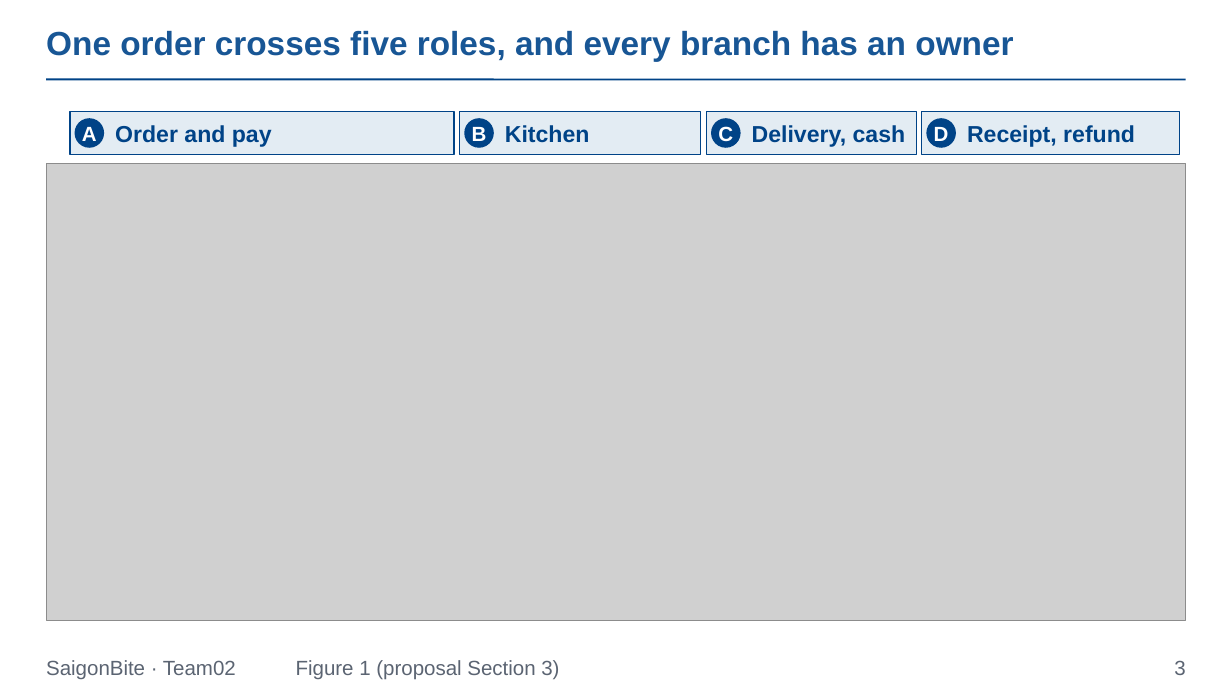
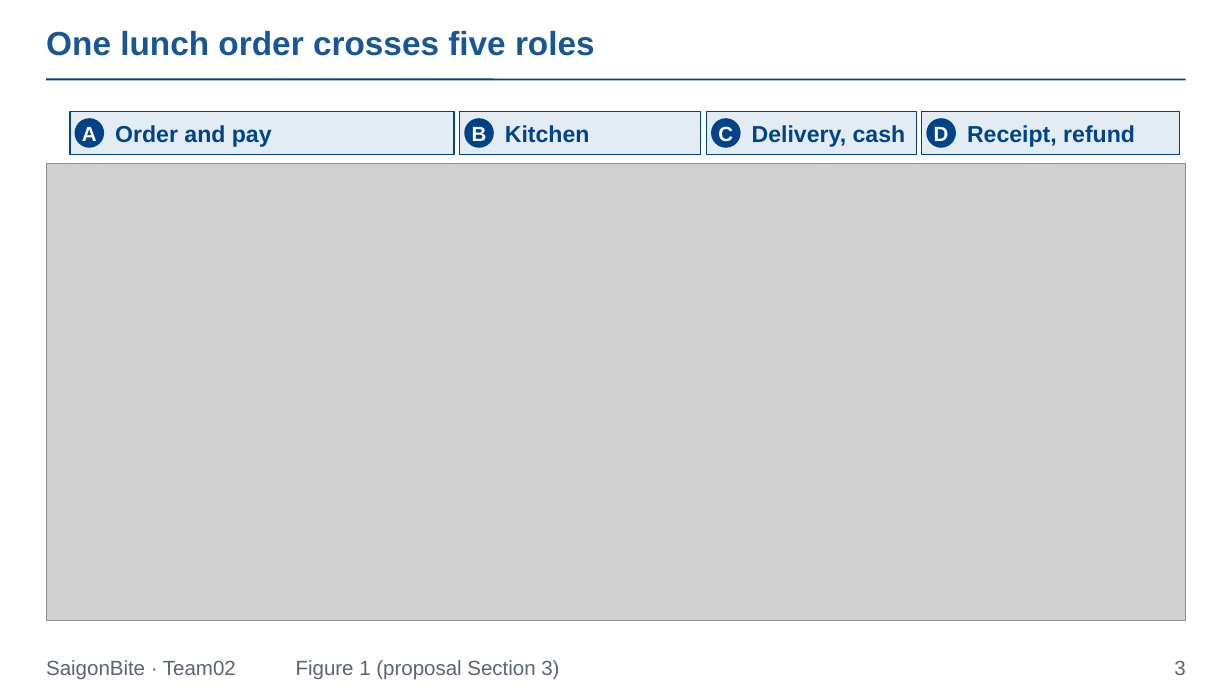
Before and after one commit to Dat071104/SaigonBite, a slide deck: slide 3 of docs/part1/Team02_Proposal_Slides_for_SaigonBite.pptx. Drawn at 1232x693 pixels with LibreOffice and Linux fonts; fonts in the diff are those of the drawing; grey boxes stand for pictures. Boxes give left, top, right and bottom in pixels: in the first picture for what was removed or moved away, otherwise in the second. Text is boxed around its words. In the diff, an @@ line names an element or a change of style, - is before the commit and + after.

```diff
--- a/docs/part1/Team02_Proposal_Slides_for_SaigonBite.pptx
+++ b/docs/part1/Team02_Proposal_Slides_for_SaigonBite.pptx
@@ title at (46, 31, 595, 56): text changed @@
-One order crosses five roles, and every branch has an owner
+One lunch order crosses five roles
```
Also in this commit, not shown: 11 other slides changed, 1 slide added, 1 slide removed, 9 other files.
